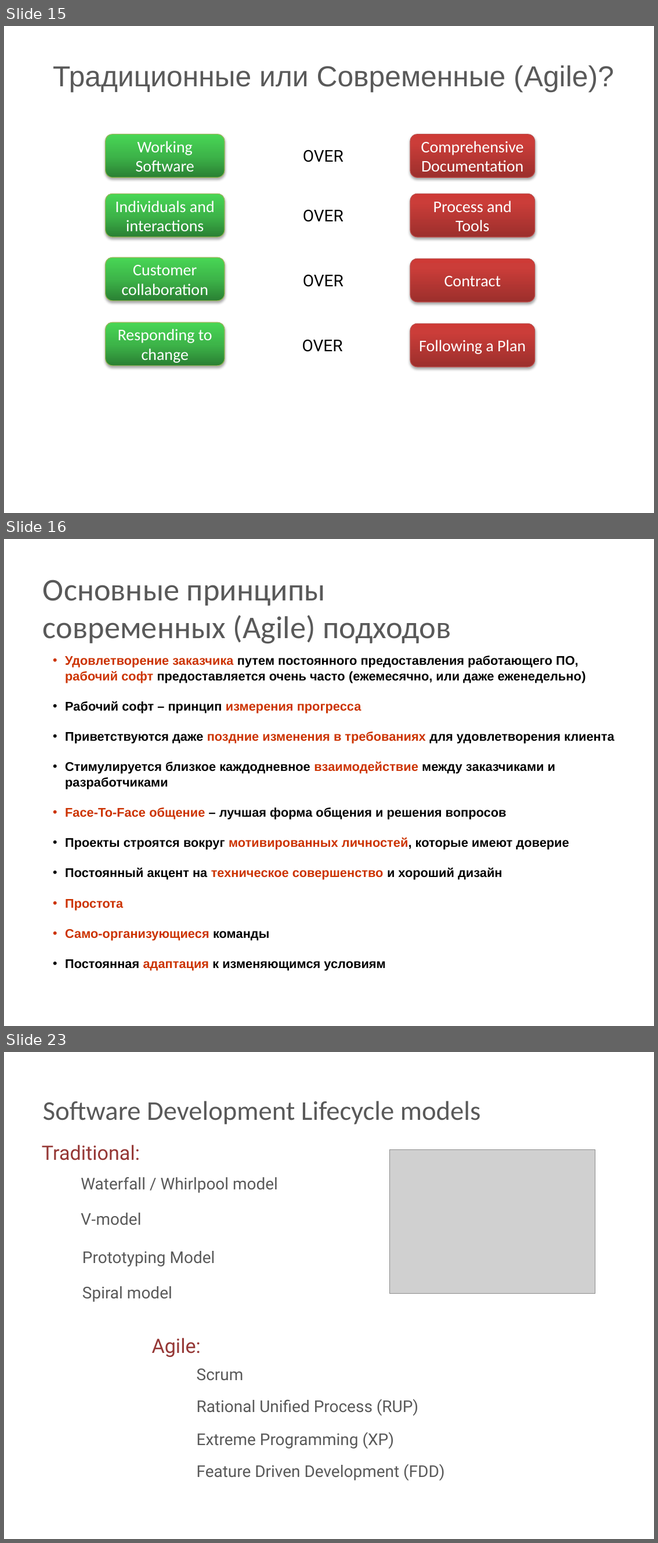
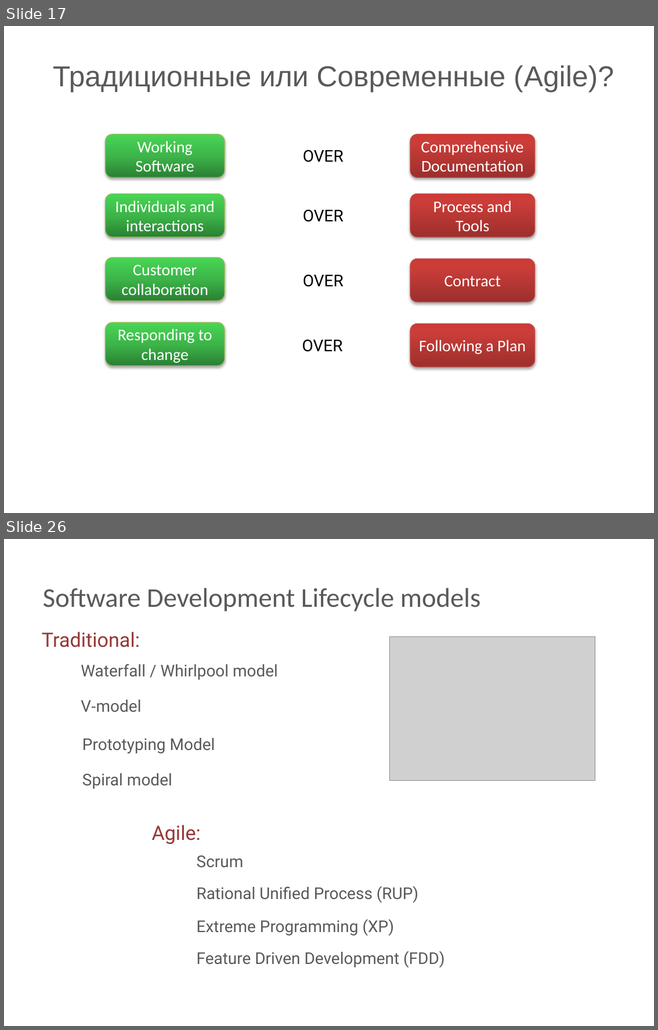
Before and after one commit to BigRacer/swtesting, a slide deck: 6.SDLC/SDLC models.pptx. Shown one above the other, each under a label of ours: slides 15, 16 and 23 before the commit, slides 17 and 26 after it; the slides between them are not shown. The pictures are 658x1543 and 658x1030 pixels, drawn with LibreOffice and Linux fonts; fonts in the diff are those of the drawing; grey boxes stand for pictures; background and template pictures are left out. Boxes give left, top, right and bottom in pixels: in the first picture for what was removed or moved away, otherwise in the second. Text is boxed around its words. In the diff, an @@ line names an element or a change of style, - is before the commit and + after.

```diff
--- a/6.SDLC/SDLC models.pptx
+++ b/6.SDLC/SDLC models.pptx
@@ slide 16 removed at box(4, 539, 654, 1026), background picture (left out) @@
@@ text removed at box(43, 580, 451, 644) @@
-Основные принципы
-современных (Agile) подходов
@@ text removed at box(65, 656, 614, 971) @@
-• Удовлетворение заказчика путем постоянного предоставления работающего ПО, рабочий софт предоставляется очень часто (ежемесячно, или даже еженедельно)
-• Рабочий софт – принцип измерения прогресса
-• Приветствуются даже поздние изменения в требованиях для удовлетворения клиента
-• Стимулируется близкое каждодневное взаимодействие между заказчиками и разработчиками
-• Face-To-Face общение – лучшая форма общения и решения вопросов
-• Проекты строятся вокруг мотивированных личностей, которые имеют доверие
-• Постоянный акцент на техническое совершенство и хороший дизайн
-• Простота
-• Само-организующиеся команды
-• Постоянная адаптация к изменяющимся условиям
@@ what was slide 15 is now slide 17 @@
@@ what was slide 23 is now slide 26 @@
```
Also in this commit, not shown: 4 slides changed, 8 slides added, 4 other slides removed.
